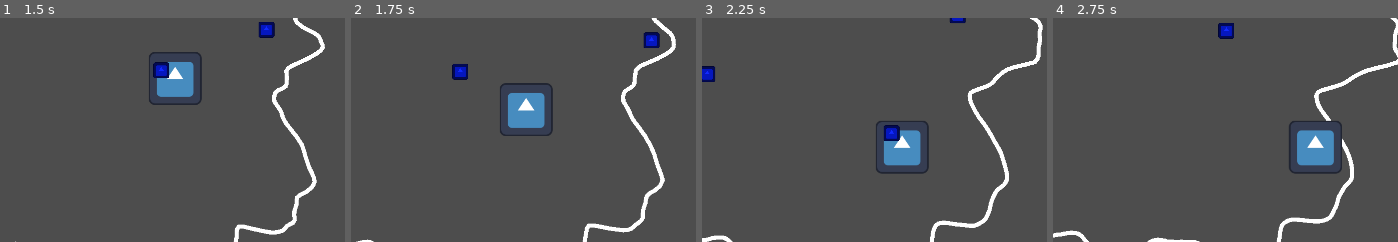
Above: before the commit, frames 1-4 (left to right).
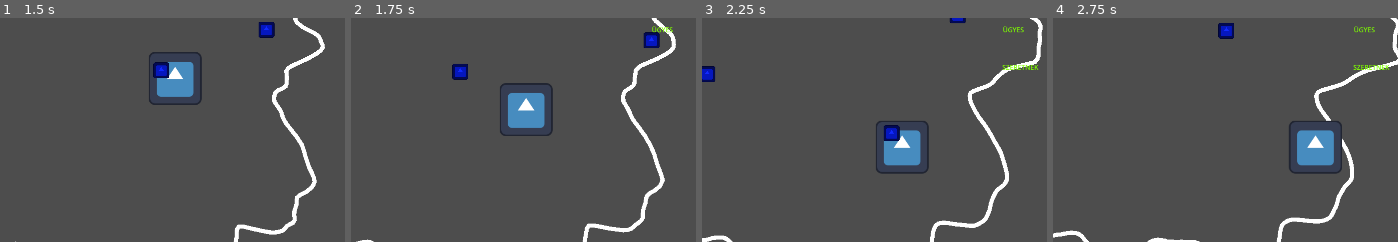
Above: after the commit, the same moments.

Repository: ekaktusz/bullet-hell-jam-7
Game: Godot game, scene res://Scenes/Map/Map.tscn
Same seed, same stepped clock (60 frames per second), same inputs: the game is played once before the commit and once after it. The engine's default icon, where the game draws it, is replaced by a stand-in: a white triangle on a blue panel in a dark square.
Inputs (mouse positions are % of the whole screen's width and height, from its top left):
- Up to frame 1 (1.5 s): move the mouse to (83, 45) at 0.52 s; hold Right (ui_right) 0.53-1.28 s; click (83, 45) at 0.67 s; move the mouse to (35, 55) at 1.27 s; hold Down (ui_down) from 1.28 s (still down); click (35, 55) at 1.42 s
- Up to frame 2 (1.75 s): keep holding Down (ui_down)
- Up to frame 3 (2.25 s): move the mouse to (69, 28) at 2.02 s; release Down (ui_down) at 2.03 s; hold Right (ui_right) from 2.03 s (still down); click (69, 28) at 2.17 s
- Up to frame 4 (2.75 s): keep holding Right (ui_right)
The pictures show only the part of the screen within x 46-96%, y 42-92%; the shares and areas given below are measured in that part.

Frame 1 is identical in both runs. In frame 2, less than 0.1% of the frame differs, in the area x 87-94%, y 3-7%; in frame 3, 0.3%; in frame 4, 0.3%, in the area x 86-98%, y 3-24%.

Commit message:
spawn good and bad thoughts on hit

Diff:
--- a/Scenes/Bullet/bullet.gd
+++ b/Scenes/Bullet/bullet.gd
@@ -3,6 +3,7 @@
 @onready var sprite_2d: Sprite2D = $Sprite2D
 signal remove_bullet
 signal apply_impact
+signal spawn_bad_though
 
 #ha kell később változatosság akkor egy setterben ezeket majd lehet változtatgatni
 var body_size_x = 16
@@ -81,5 +82,5 @@
 
 func _on_area_2d_area_entered(area: Area2D) -> void:
 	if area.is_in_group("player") and has_bounced:
-		print("HUT DETECTED")
+		spawn_bad_though.emit()
 		trigger_bullet_remove()
--- a/Scenes/Map/map.gd
+++ b/Scenes/Map/map.gd
@@ -7,6 +7,7 @@
 @onready var time_label: Label= $CanvasLayer/TimeLabel
 @onready var currency_label: Label = $CanvasLayer/CurrencyLabel
 const BULLET = preload("uid://cycafl512rjsx")
+const THOUGHT = preload("uid://bh5ungrieylu3")
 
 #map
 var map_speed = 25
@@ -143,6 +144,7 @@
 				var local_p = to_local(p)
 
 				if !Geometry2D.is_point_in_polygon(local_p, points):
+					print("END RUN")
 					end_run()
 					##trigger end-run mechaning and the rest is not needed
 					brain.hide()
@@ -166,6 +168,7 @@
 		bullets.append(bullet)
 		bullet.remove_bullet.connect(_on_bullet_remove)
 		bullet.apply_impact.connect(_on_apply_impact)
+		bullet.spawn_bad_though.connect(_on_spawn_bad_thought)
 		bullets_container.add_child(bullet)
 		bullet.setup_bullet(modifiers)
 
@@ -181,6 +184,7 @@
 
 func _on_apply_impact(bullet):
 	var local_hit = to_local(bullet.global_position)
+	spawn_thought(local_hit, true)
 	for i in range(points.size()):
 		var point = points[i]
 		var dist = point.distance_to(local_hit)
@@ -189,6 +193,16 @@
 			var outward = point.normalized()
 			velocities[i] += outward * bullet.impact_force * influence
 
+
+func _on_spawn_bad_thought():
+	spawn_thought(brain.position, false)
+
+func spawn_thought(position : Vector2, is_good: bool):
+	var thought = THOUGHT.instantiate()
+	thought.is_good = is_good
+	thought.position = position
+	get_tree().current_scene.add_child(thought)
+
 func shoot_cooldown_timer():
 	await get_tree().create_timer(shoot_cooldown).timeout
 	can_shoot = true
--- /dev/null
+++ b/Scenes/Thought/Thought.tscn
@@ -0,0 +1,67 @@
+[gd_scene format=3 uid="uid://bh5ungrieylu3"]
+
+[ext_resource type="Script" uid="uid://6utcumaaassj" path="res://Scenes/Thought/thought.gd" id="1_3kms1"]
+
+[sub_resource type="Animation" id="Animation_3kms1"]
+length = 0.001
+tracks/0/type = "value"
+tracks/0/imported = false
+tracks/0/enabled = true
+tracks/0/path = NodePath(".:modulate")
+tracks/0/interp = 1
+tracks/0/loop_wrap = true
+tracks/0/keys = {
+"times": PackedFloat32Array(0),
+"transitions": PackedFloat32Array(1),
+"update": 0,
+"values": [Color(1, 1, 1, 1)]
+}
+
+[sub_resource type="Animation" id="Animation_mtyh6"]
+resource_name = "fade"
+length = 3.0
+tracks/0/type = "value"
+tracks/0/imported = false
+tracks/0/enabled = true
+tracks/0/path = NodePath(".:modulate")
+tracks/0/interp = 1
+tracks/0/loop_wrap = true
+tracks/0/keys = {
+"times": PackedFloat32Array(1, 3),
+"transitions": PackedFloat32Array(1, 0.46651655),
+"update": 0,
+"values": [Color(1, 1, 1, 1), Color(1, 1, 1, 0)]
+}
+tracks/1/type = "method"
+tracks/1/imported = false
+tracks/1/enabled = true
+tracks/1/path = NodePath(".")
+tracks/1/interp = 1
+tracks/1/loop_wrap = true
+tracks/1/keys = {
+"times": PackedFloat32Array(3),
+"transitions": PackedFloat32Array(1),
+"values": [{
+"args": [],
+"method": &"remove"
+}]
+}
+
+[sub_resource type="AnimationLibrary" id="AnimationLibrary_c8u3y"]
+_data = {
+&"RESET": SubResource("Animation_3kms1"),
+&"fade": SubResource("Animation_mtyh6")
+}
+
+[node name="Thought" type="Node2D" unique_id=402721637]
+script = ExtResource("1_3kms1")
+
+[node name="Label" type="Label" parent="." unique_id=589982492]
+offset_right = 40.0
+offset_bottom = 23.0
+theme_override_colors/font_color = Color(1, 1, 1, 1)
+text = "ROSSZ GONDOLAT"
+
+[node name="AnimationPlayer" type="AnimationPlayer" parent="." unique_id=1632198230]
+libraries/ = SubResource("AnimationLibrary_c8u3y")
+autoplay = &"fade"
--- /dev/null
+++ b/Scenes/Thought/thought.gd
@@ -0,0 +1,25 @@
+extends Node2D
+
+@onready var label: Label = $Label
+
+var is_good = true
+
+var good_thoughts = ["SZÉP", "SZERETNEK", "ÜGYES"]
+var bad_thoughts = ["BÉNA", "LÚZER", "KEVÉS"]
+
+# Called when the node enters the scene tree for the first time.
+func _ready() -> void:
+	var value = randi_range(0, 2)
+	if is_good:
+		label.text = good_thoughts[value]
+		label.add_theme_color_override("font_color", Color.CHARTREUSE)
+	else:
+		label.text = bad_thoughts[value]
+		label.add_theme_color_override("font_color", Color.CRIMSON)
+
+func remove():
+	queue_free()
+
+# Called every frame. 'delta' is the elapsed time since the previous frame.
+func _process(delta: float) -> void:
+	pass
Not shown, added: Scenes/Thought/thought.gd.uid
